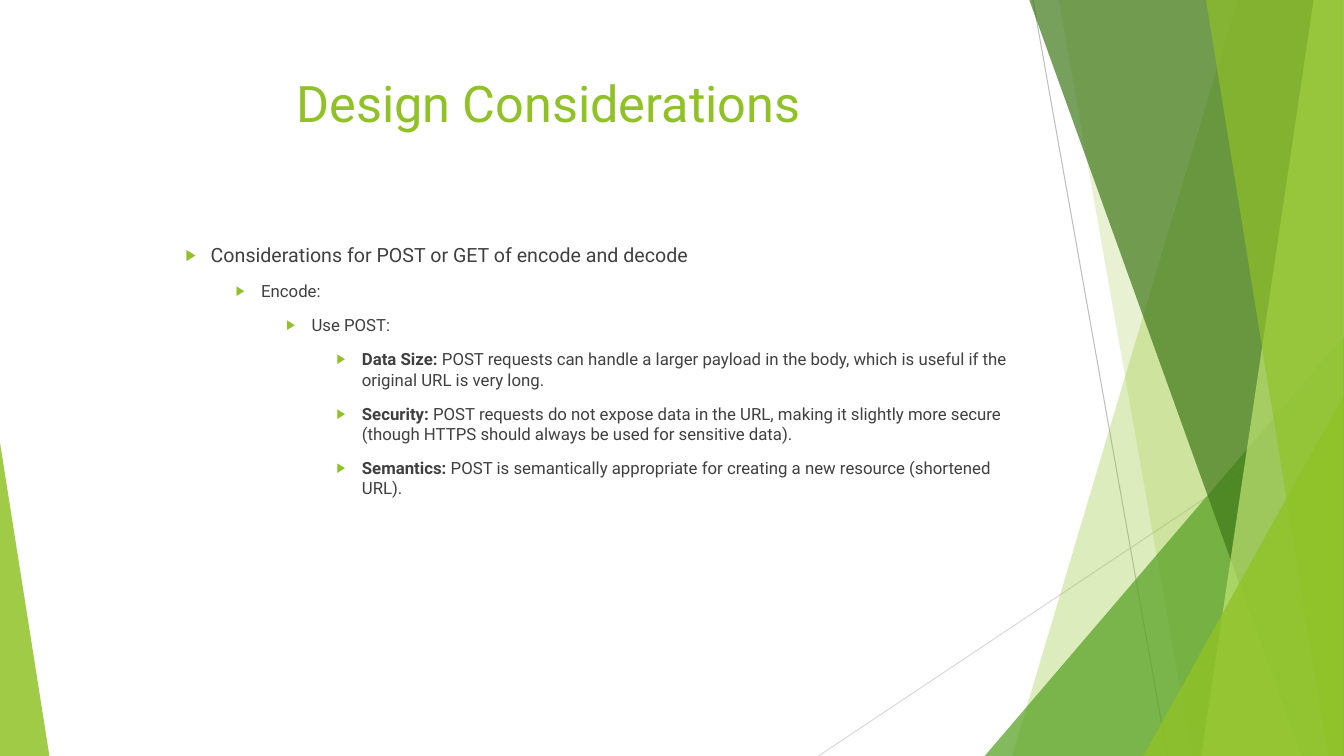
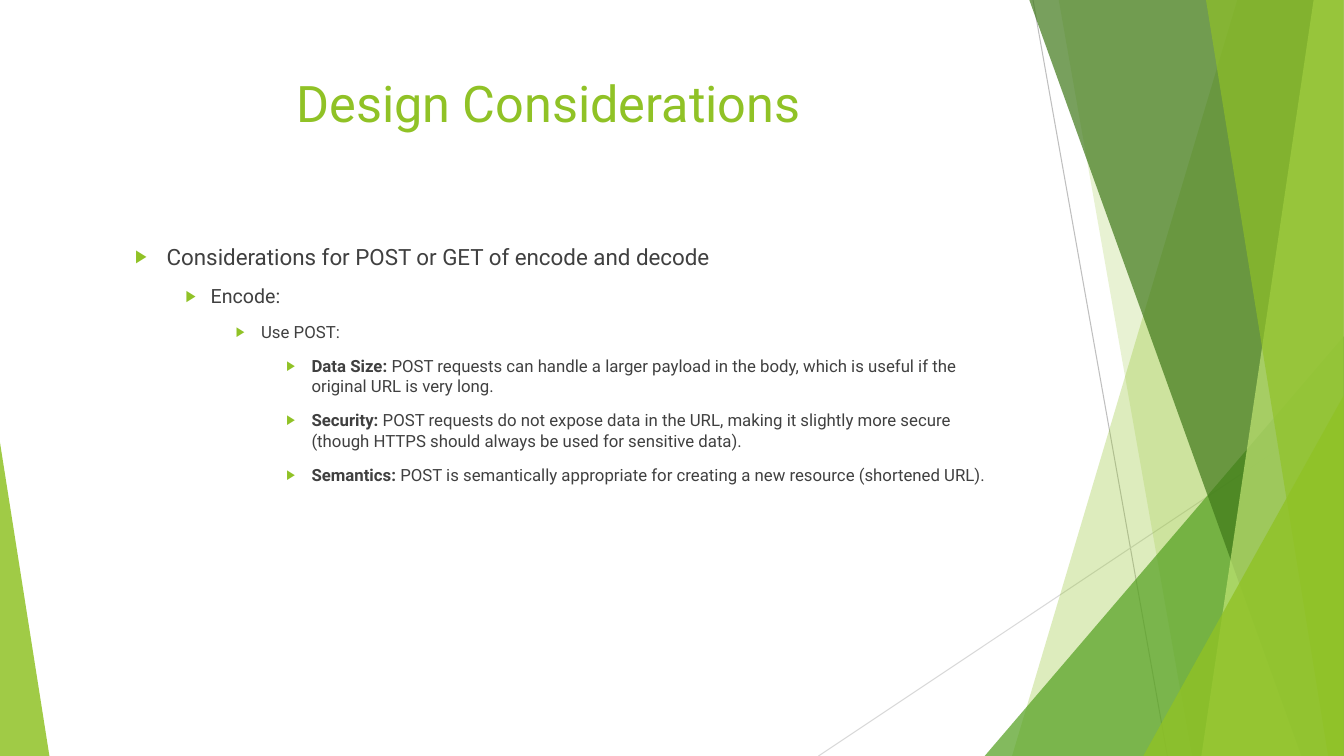
Before and after one commit to bliu1972/URL-shortening, a slide deck: slide 15 of URL Shortener.pptx. Drawn at 1344x756 pixels with LibreOffice and Linux fonts; fonts in the diff are those of the drawing. Boxes give left, top, right and bottom in pixels: in the first picture for what was removed or moved away, otherwise in the second. Text is boxed around its words. In the diff, an @@ line names an element or a change of style, - is before the commit and + after.

```diff
--- a/URL Shortener.pptx
+++ b/URL Shortener.pptx
@@ text "Considerations for POST or GET ..." at box(167, 248, 984, 485): size 14 to 16 pt in "Considerations for POST or GET of encode ..."; size 12 to 14 pt in "Encode:"; list level 3 to 2 in "Considerations for POST or GET ..."; list level 4 to 3 in "Encode:"; list level 5 to 4 in "Use POST:"; list level 6 to 5 in "Data Size: POST requests can ..."; list level 6 to 5 in "Security: POST requests do not ..."; list level 6 to 5 in "Semantics: POST is semantically appropriate ..." @@
```
Also in this commit, not shown: 8 other slides changed, 3 slides added, 3 other files.
